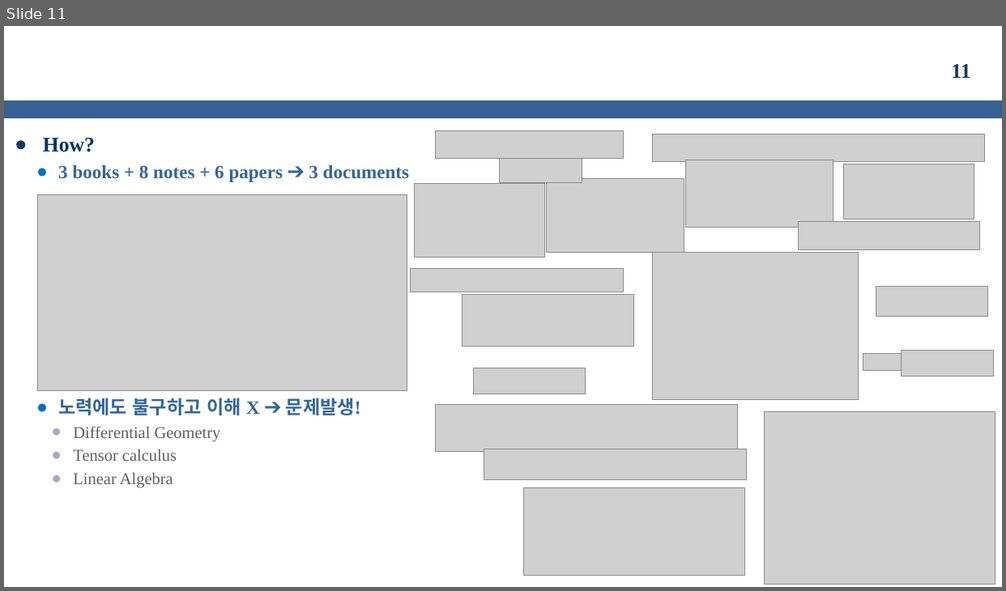
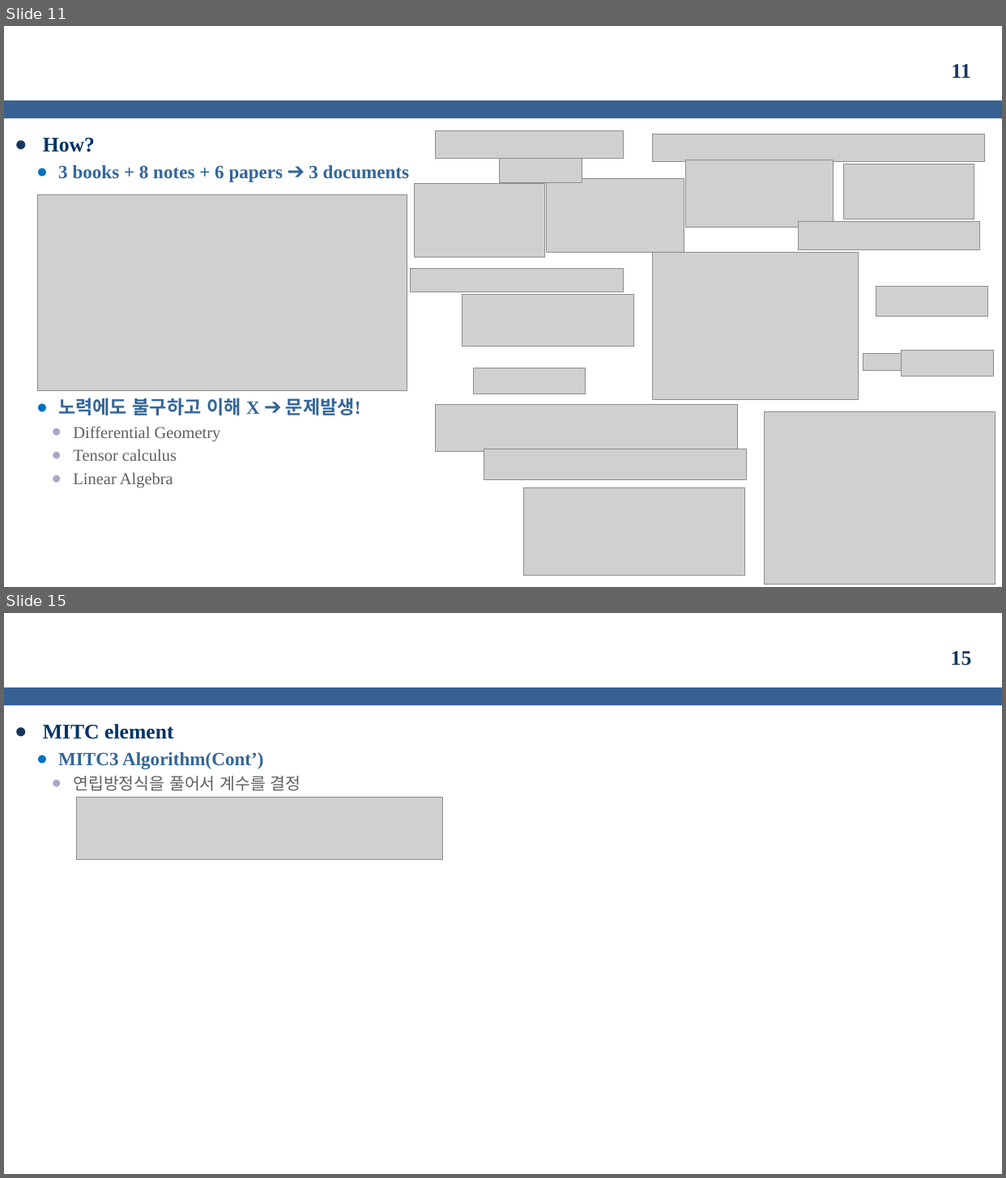
Before and after one commit to kms0523/Study, a slide deck: 발표자료/성과발표(중간).pptx. Shown one above the other, each under a label of ours: slide 11 before the commit, slides 11 and 15 after it; the slides between them are not shown. The pictures are 1006x591 and 1006x1178 pixels, drawn with LibreOffice and Linux fonts; fonts in the diff are those of the drawing; grey boxes stand for pictures; background and template pictures are left out. Boxes give left, top, right and bottom in pixels: in the first picture for what was removed or moved away, otherwise in the second. Text is boxed around its words. In the diff, an @@ line names an element or a change of style, - is before the commit and + after.

```diff
--- a/발표자료/성과발표(중간).pptx
+++ b/발표자료/성과발표(중간).pptx
@@ slide 15 added at <box>4,613,1002,1174</box>, background #FFFFFF; not listed: 1 template element that a slide beside it also shows @@
@@ page number added at <box>951,651,972,666</box>, 20 pt, text #17375E, bold @@
+15
@@ text added at <box>43,724,301,791</box>, 18 pt, text #336699, bold @@
+● MITC element
+  ● MITC3 Algorithm(Cont’)
+    ● 연립방정식을 풀어서 계수를 결정
@@ picture added at <box>77,797,443,859</box> @@
```
Also in this commit, not shown: 4 slides changed, 4 other slides added, 1 slide removed, 12 other files.
